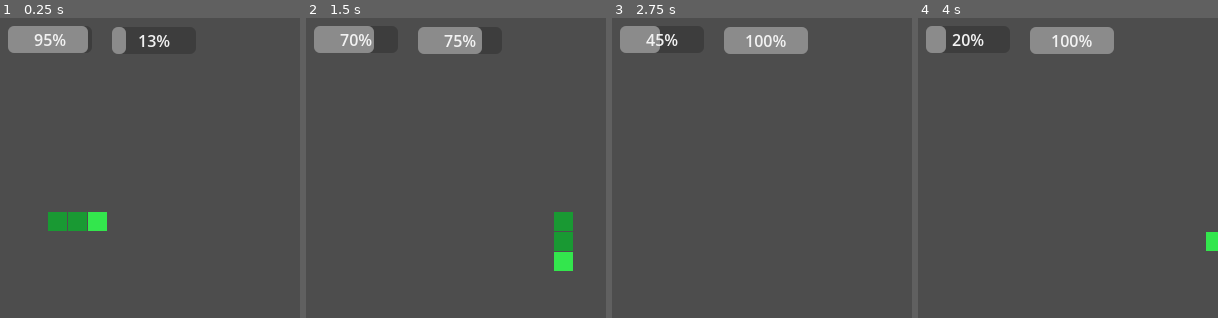
Above: before the commit, frames 1-4 (left to right).
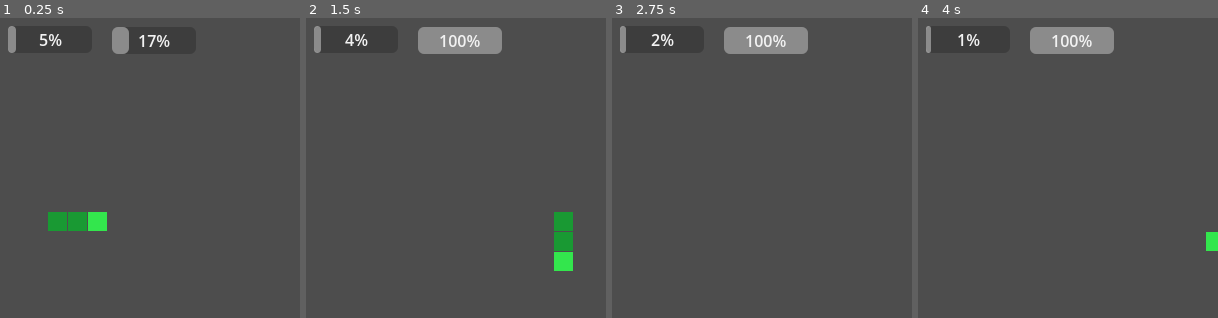
Above: after the commit, the same moments.

Repository: ansh33430w/snake-that-shrinks
Game: Godot game, scene res://main.tscn
The game is run twice, just before and just after one commit, with the same random seed, the same clock (stepped at 60 frames per second) and the same inputs. The project has no main scene, so this scene is started directly.
Inputs (mouse positions are % of the whole screen's width and height, from its top left):
- Up to frame 1 (0.25 s): no input
- Up to frame 2 (1.5 s): tap Enter (ui_accept) at 0.5, 0.77 s; move the mouse to (72, 45) at 0.52 s; hold Right (ui_right) 0.53-1.28 s; tap Alt at 0.6 s; click (72, 45) at 0.67 s; move the mouse to (30, 55) at 1.27 s; hold Down (ui_down) from 1.28 s (still down); tap Shift at 1.35 s
- Up to frame 3 (2.75 s): tap Enter (ui_accept) at 1.52 s; move the mouse to (60, 28) at 2.02 s; release Down (ui_down) at 2.03 s; hold Right (ui_right) from 2.03 s (still down); tap Alt at 2.1 s
- Up to frame 4 (4 s): move the mouse to (45, 70) at 2.77 s; release Right (ui_right) at 2.78 s; hold Up (ui_up) 2.78-3.53 s; tap Shift at 2.85 s; click (45, 70) at 2.92 s; tap Enter (ui_accept) at 3.02, 3.77 s; move the mouse to (80, 65) at 3.52 s; hold Left (ui_left) from 3.53 s (still down); tap Alt at 3.6 s
The pictures show only the part of the screen within x 22-72%, y 1-51%; the shares and areas given below are measured in that part.

The runs differ from the first frame. In frame 1, 2.3% of the frame differs, in the area x 2-52%, y 2-12%; in frame 2, 2.5%, in the area x 2-66%, y 2-12%; in frame 3, 1.2%; in frame 4, 0.7%.

Commit message:
added inreased difficulty over time

Diff:
--- a/main.gd
+++ b/main.gd
@@ -13,9 +13,13 @@
 const g_width = 30
 
 
-var timerAmax = 5.0
+
+var timerAmax_base = 5.0
+var timerAmax = timerAmax_base
+
 var timerA = 0
-var timerbmin = 2.0
+var difficultyinc = 0.1
+var timerbmin = 1.5
 var food  := Vector2i(-1,-1)
 var score : = 0
 
@@ -23,13 +27,13 @@
 var snake :Array = []
 var direc := Vector2i(1,0)
 var nextdirec := Vector2i(1,0)
-
+var timerAmax_min = 0
 var gameover := false
 var mov_timer = 0.0
 
 func _ready() -> void:
 	snake =[Vector2i(10,10), Vector2i(9,10) , Vector2i(8,10)]
-	progress_bar.max_value = timerAmax
+
 	progress_bar.min_value = 0
 	timer_b.max_value = timerbmin
 	timer_b.min_value = 0
@@ -98,12 +102,12 @@
 
 	if newhead == food:
 		if timerA <timerbmin:
-			snakeshrink()
+			snakeshrink(false)
 			label.text = "too fast"
 		else:
 			score = score +1
 			label.text ="score : %d" % score
-
+			difficultyupdate()
 		foodspawn()
 		timerA = 0
 	else:
@@ -135,9 +139,18 @@
 
 
 
-func snakeshrink() -> void:
-	if snake.size() > 0:
-		snake.pop_back()
-	if snake.size()== 0:
-		gameoverlabel.text = "GAME OVER\nScore%d\nPress Enter to Restart " %score
-		gameover = true
+func snakeshrink(candie:bool = true) -> void:
+	if candie:
+		if snake.size() > 0:
+			snake.pop_back()
+		if snake.size()== 0:
+			gameoverlabel.text = "GAME OVER\nScore%d\nPress Enter to Restart " %score
+			gameover = true
+	else:
+		if snake.size() > 1:
+			snake.pop_back()
+
+
+func difficultyupdate() -> void:
+	timerAmax = max(timerAmax_base-(score*difficultyinc),timerAmax_min)
+	progress_bar.max_value = timerAmax
